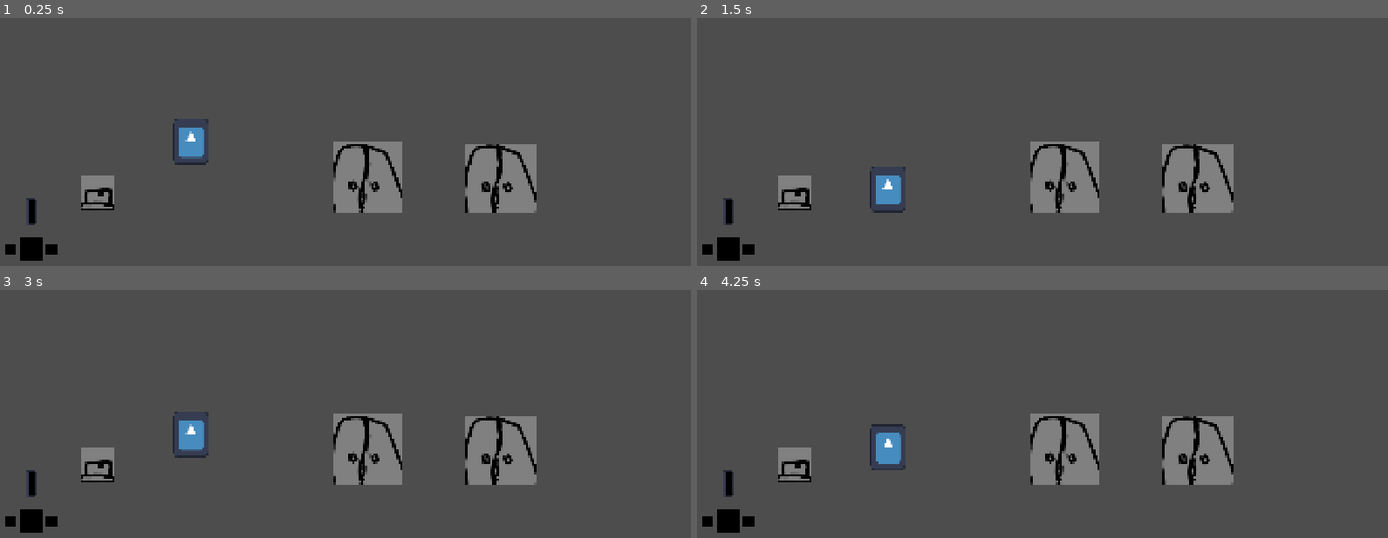
Above: before the commit, frames 1-4 (two rows, left to right).
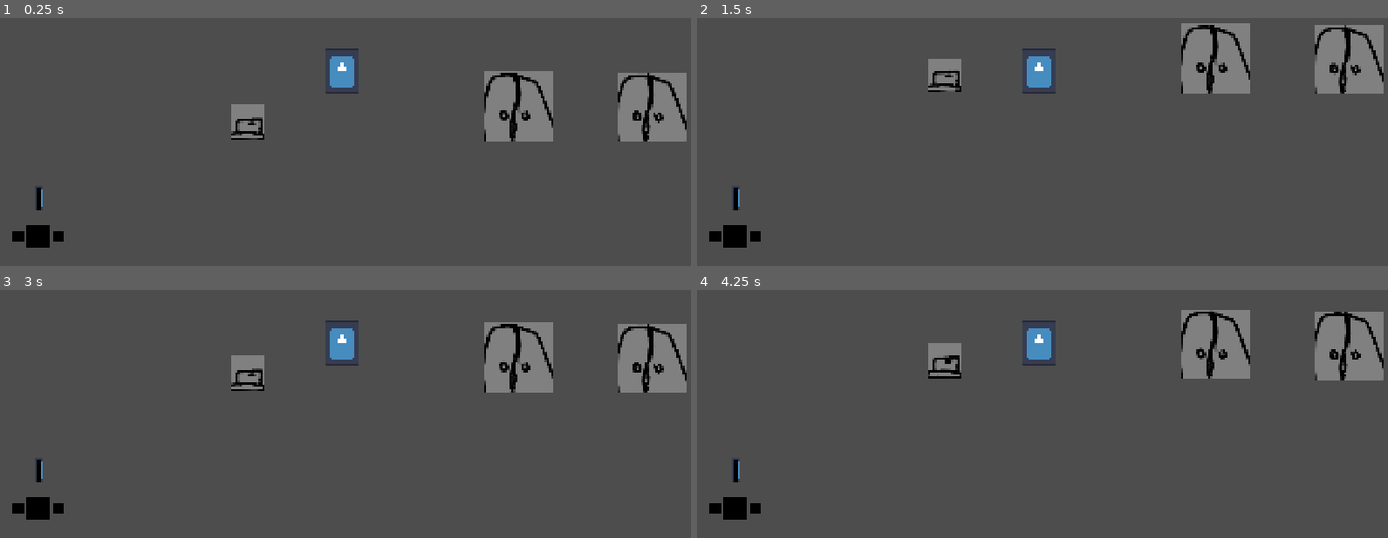
Above: after the commit, the same moments.

Repository: YhagoTomasini/Exlabers_Felpojam_026
Game: Godot game, scene res://Cenas/sala_de_testes.tscn
Two runs of this game, one before a commit and one after it. Both use one fixed random seed, a clock stepped at 60 frames per second and the inputs below. The engine's default icon, where the game draws it, is replaced by a stand-in: a white triangle on a blue panel in a dark square.
Inputs (mouse positions are in pixels of both pictures, inside the frame that each line leads up to):
- Up to frame 1 (0.25 s): no input
- Up to frame 2 (1.5 s): move the mouse to (1194, 52) at 0.52 s; hold E (UI_move_right) from 0.53 s (still down); click (1194, 52) at 0.6 s; tap Up (ui_up) at 0.77 s; tap Enter at 1.25 s; move the mouse to (897, 89) at 1.27 s; right-click (897, 89) at 1.35 s
- Up to frame 3 (3 s): tap Up (ui_up) at 1.52 s; move the mouse to (outside the picture) at 2.02 s; release E (UI_move_right) at 2.03 s; hold Q (UI_move_left) 2.03-2.78 s; click (outside the picture) at 2.1 s; tap Space at 2.75 s; move the mouse to (304, 421) at 2.77 s; hold E (UI_move_right) from 2.78 s (still down); right-click (304, 421) at 2.85 s
- Up to frame 4 (4.25 s): keep holding E (UI_move_right); tap Up (ui_up) at 3.02, 3.77 s; move the mouse to (1249, 401) at 3.52 s; click (1249, 401) at 3.6 s

The runs differ from the first frame. In frame 1, 14% of the frame differs, in the area x 0-100%, y 12-98%; in frame 2, 14%; in frame 3, 14%; in frame 4, 14%.

Commit message:
Adicionando CameraV1 - Arrumando caminho da UItintas - Ajuste na HUD

Diff:
--- a/felpojams-dos-exlabers/Cenas/pause.tscn
+++ b/felpojams-dos-exlabers/Cenas/pause.tscn
@@ -8,6 +8,8 @@
 anchors_preset = 15
 anchor_right = 1.0
 anchor_bottom = 1.0
+offset_right = -1920.0
+offset_bottom = -1080.0
 grow_horizontal = 2
 grow_vertical = 2
 script = ExtResource("1_40wpw")
--- a/felpojams-dos-exlabers/Cenas/sala_de_testes.tscn
+++ b/felpojams-dos-exlabers/Cenas/sala_de_testes.tscn
@@ -53,24 +53,18 @@
 position = Vector2(1398, 835)
 scale = Vector2(3, 3)
 
-[node name="Control" type="Control" parent="."]
-layout_mode = 3
-anchors_preset = 15
-anchor_right = 1.0
-anchor_bottom = 1.0
-grow_horizontal = 2
-grow_vertical = 2
-size_flags_horizontal = 3
-size_flags_vertical = 3
+[node name="HUD" type="CanvasLayer" parent="."]
 
-[node name="Pause" parent="Control" instance=ExtResource("1_o0ncy")]
-layout_mode = 1
-offset_left = 960.0
-offset_top = 540.0
-offset_right = 960.0
-offset_bottom = 540.0
+[node name="Pause" parent="HUD" instance=ExtResource("1_o0ncy")]
+visible = false
+offset_left = -7.0
+offset_top = 9.0
+offset_right = -7.0
+offset_bottom = 9.0
 
-[node name="UI_Tintas" parent="Control" instance=ExtResource("3_g2hjm")]
-layout_mode = 1
-offset_top = 1080.0
-offset_bottom = 1080.0
+[node name="UI_Tintas" parent="HUD" instance=ExtResource("3_g2hjm")]
+unique_name_in_owner = true
+offset_left = 22.0
+offset_top = -36.0
+offset_right = 22.0
+offset_bottom = -36.0
--- a/felpojams-dos-exlabers/Codigos/carimbo.gd
+++ b/felpojams-dos-exlabers/Codigos/carimbo.gd
@@ -10,7 +10,7 @@
 @onready var cenaMarcaK = preload("res://Prefabs/marcaK.tscn")
 
 #Precisa pegar a referencia da UI para ativar uma função no código dela
-@onready var ui_tintas: Control = $"../Control/UI_Tintas"
+@onready var ui_tintas: Control = %UI_Tintas
 @onready var player = $"../PersonagemPrincipal"
 
 #marca hipotetica
--- a/felpojams-dos-exlabers/Prefabs/personagem_principal.tscn
+++ b/felpojams-dos-exlabers/Prefabs/personagem_principal.tscn
@@ -32,6 +32,8 @@
 wait_time = 0.3
 one_shot = true
 
+[node name="camera" type="Camera2D" parent="."]
+
 [connection signal="area_entered" from="Area2DPersonagem" to="." method="_on_area_2d_personagem_area_entered"]
 [connection signal="area_shape_exited" from="Area2DPersonagem" to="." method="_on_area_2d_personagem_area_shape_exited"]
 [connection signal="timeout" from="coyote_timer" to="." method="_on_coyote_timer_timeout"]
--- a/felpojams-dos-exlabers/Prefabs/ui_tintas.tscn
+++ b/felpojams-dos-exlabers/Prefabs/ui_tintas.tscn
@@ -8,6 +8,8 @@
 anchors_preset = 2
 anchor_top = 1.0
 anchor_bottom = 1.0
+offset_top = -1080.0
+offset_bottom = -1080.0
 grow_vertical = 0
 size_flags_horizontal = 3
 size_flags_vertical = 3
